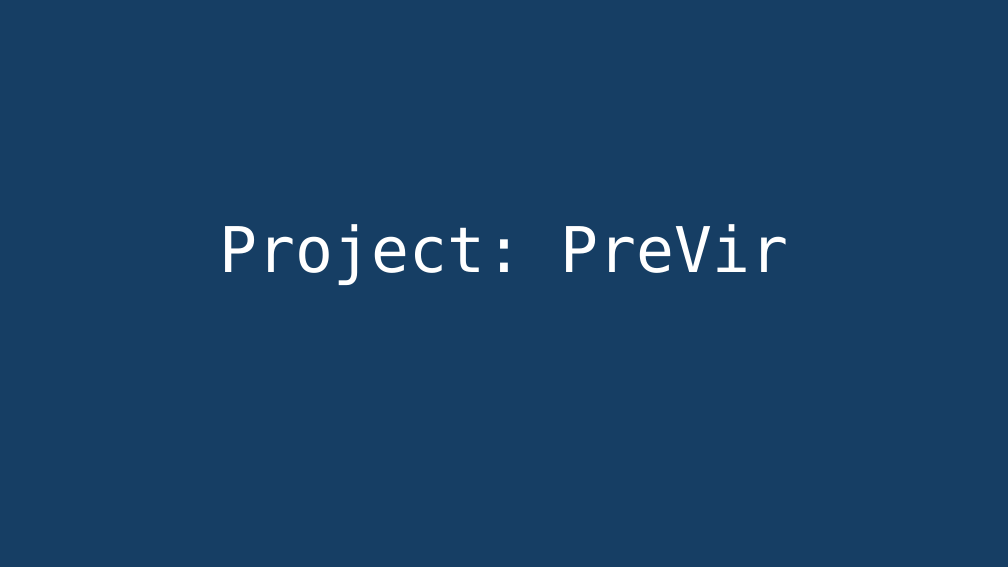
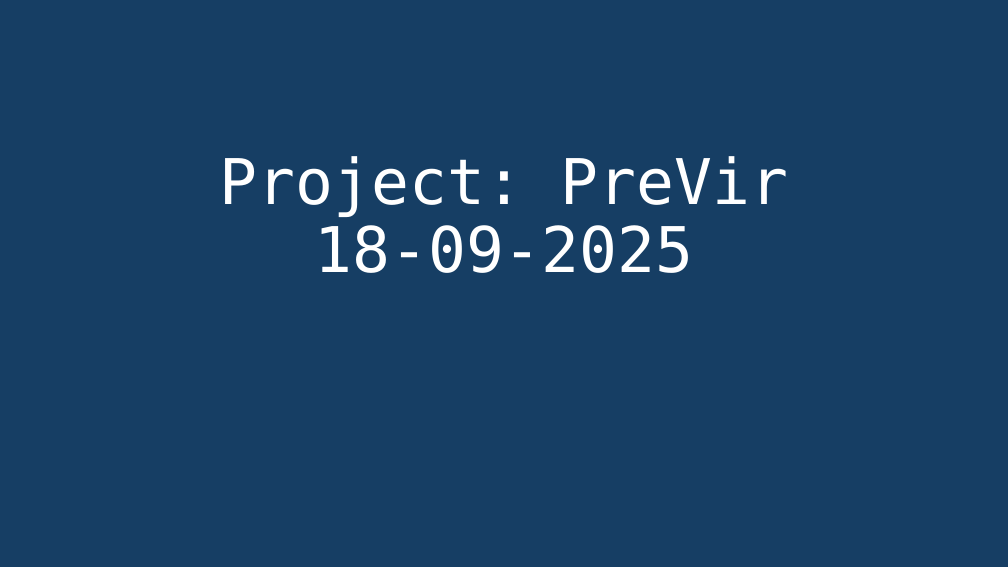
Before and after one commit to microstijn/PreVirS, a slide deck: slide 1 of ppt/previr_Nantes_2025.pptx. Drawn at 1008x567 pixels with LibreOffice and Linux fonts; fonts in the diff are those of the drawing. Boxes give left, top, right and bottom in pixels: in the first picture for what was removed or moved away, otherwise in the second. Text is boxed around its words. In the diff, an @@ line names an element or a change of style, - is before the commit and + after.

```diff
--- a/ppt/previr_Nantes_2025.pptx
+++ b/ppt/previr_Nantes_2025.pptx
@@ title at <box>220,156,789,273</box>: text changed @@
-Project: PreVir
+Project: PreVir
+18-09-2025
```
Also in this commit, not shown: 1 other slide changed, 1 slide added, 1 other file.
